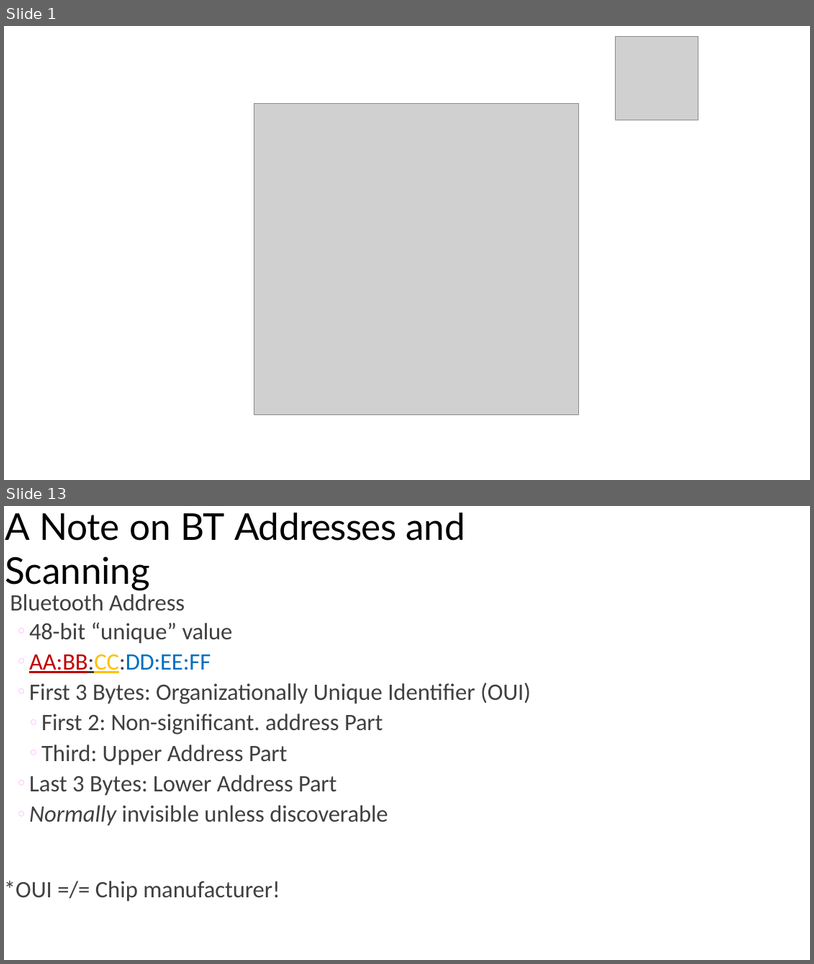
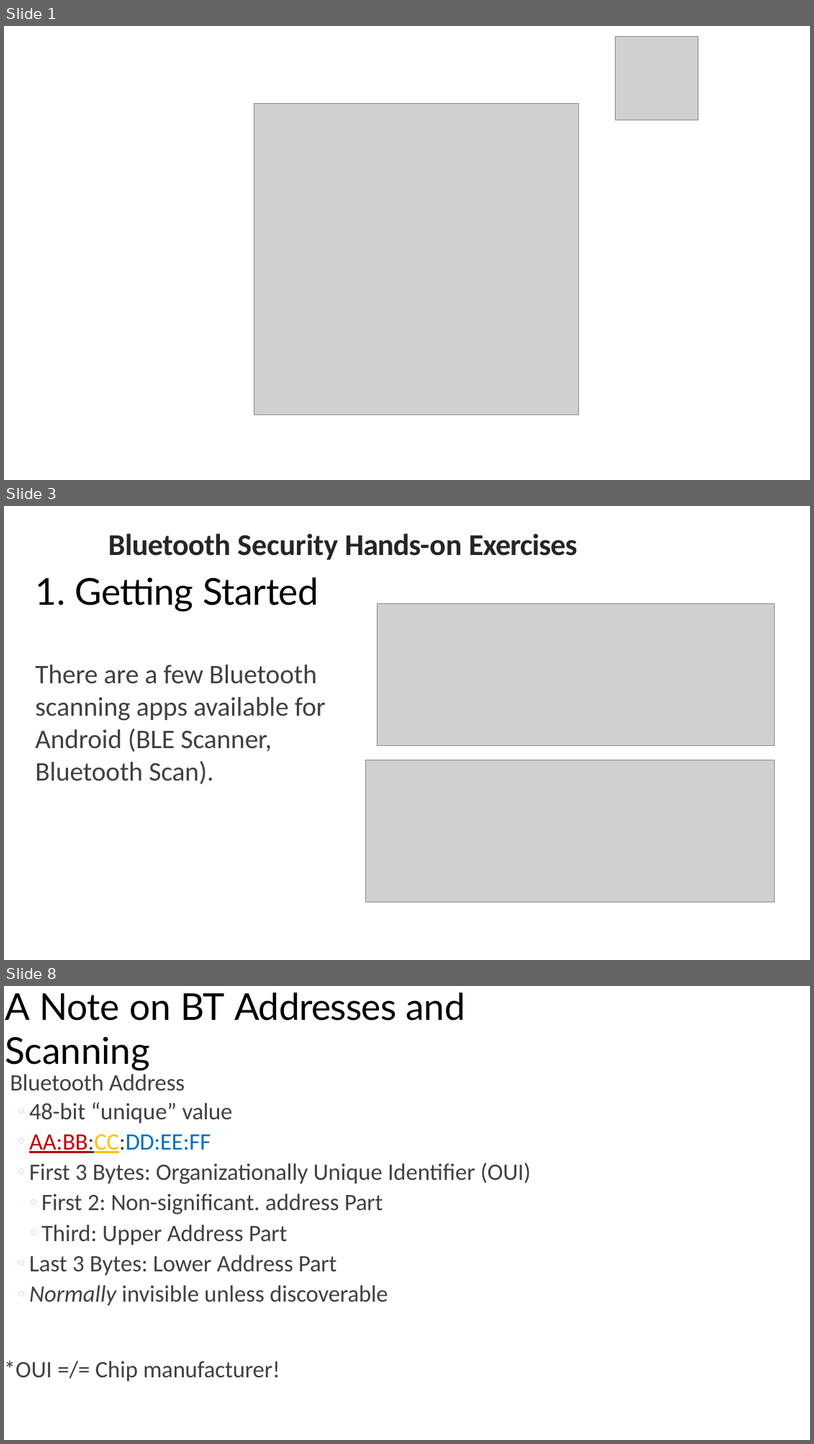
Before and after one commit to nprobert/AutoISAC-ACT-AdvWireless, a slide deck: 2 ACT AW - Bluetooth.pptx. Shown one above the other, each under a label of ours: slides 1 and 13 before the commit, slides 1, 3 and 8 after it; the slides between them are not shown. The pictures are 814x964 and 814x1444 pixels, drawn with LibreOffice and Linux fonts; fonts in the diff are those of the drawing; grey boxes stand for pictures. Boxes give left, top, right and bottom in pixels: in the first picture for what was removed or moved away, otherwise in the second. Text is boxed around its words. In the diff, an @@ line names an element or a change of style, - is before the commit and + after.

Commit message:
Bluetooth updates.  Split Kali from PC/Mobile

```diff
--- a/2 ACT AW - Bluetooth.pptx
+++ b/2 ACT AW - Bluetooth.pptx
@@ slide 3 added at [4,506,810,960], background #FFFFFF @@
@@ text added at [108,533,578,560], 36 pt, text #252525, bold @@
+Bluetooth Security Hands-on Exercises
@@ title added at [35,577,326,784], 32 pt, text #404040 @@
+1. Getting Started
+There are a few Bluetooth scanning apps available for Android (BLE Scanner, Bluetooth Scan).
@@ picture added at [377,603,775,746] @@
@@ picture added at [366,759,775,901] @@
@@ what was slide 13 is now slide 8 @@
```
Also in this commit, not shown: 6 slides changed, 1 other slide added, 13 slides removed, 1 other file.
